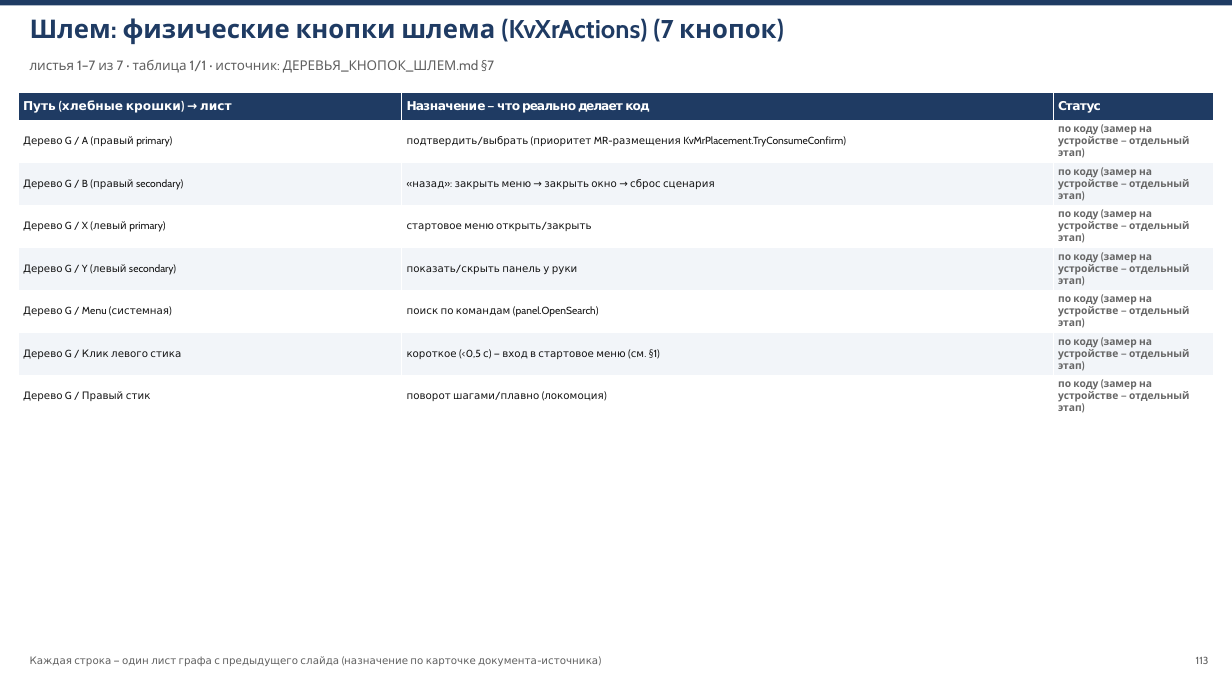
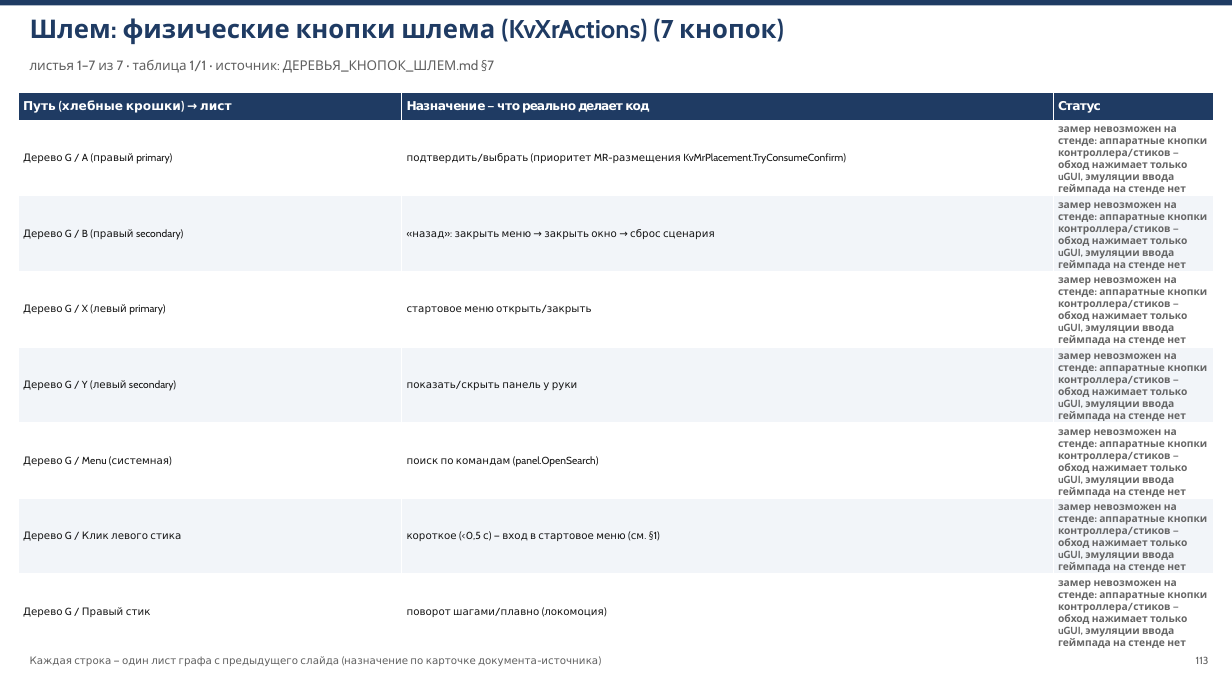
Before and after one commit to V1iktorK/KazistovVv, a slide deck: slide 113 of Docs/КОНСПЕКТ_КНОПОК.pptx. Drawn at 1232x693 pixels with LibreOffice and Linux fonts; fonts in the diff are those of the drawing. Boxes give left, top, right and bottom in pixels: in the first picture for what was removed or moved away, otherwise in the second. Text is boxed around its words. In the diff, an @@ line names an element or a change of style, - is before the commit and + after.

Commit message:
кампания «каждый листочек путеводителя закрыт», волна 4 (документы): 22 листа закрыты (13 замером самопрогона 17.11 — AR 454 элемента/0 провалов, VR+MR 17.11, MR-чистое состояние; 9 тестами), 60 получили честную причину «замер невозможен на стенде» (+1 частично), снято с CSV, осталось 273

```diff
--- a/Docs/КОНСПЕКТ_КНОПОК.pptx
+++ b/Docs/КОНСПЕКТ_КНОПОК.pptx
@@ table at (x1=18, y1=92, x2=1214, y2=652) @@
-row 2, column 3: по коду (замер на устройстве — отдельный этап)
+row 2, column 3: замер невозможен на стенде: аппаратные кнопки контроллера/стиков — обход нажимает только uGUI, эмуляции ввода геймпада на стенде нет
-row 3, column 3: по коду (замер на устройстве — отдельный этап)
+row 3, column 3: замер невозможен на стенде: аппаратные кнопки контроллера/стиков — обход нажимает только uGUI, эмуляции ввода геймпада на стенде нет
-row 4, column 3: по коду (замер на устройстве — отдельный этап)
+row 4, column 3: замер невозможен на стенде: аппаратные кнопки контроллера/стиков — обход нажимает только uGUI, эмуляции ввода геймпада на стенде нет
-row 5, column 3: по коду (замер на устройстве — отдельный этап)
+row 5, column 3: замер невозможен на стенде: аппаратные кнопки контроллера/стиков — обход нажимает только uGUI, эмуляции ввода геймпада на стенде нет
-row 6, column 3: по коду (замер на устройстве — отдельный этап)
+row 6, column 3: замер невозможен на стенде: аппаратные кнопки контроллера/стиков — обход нажимает только uGUI, эмуляции ввода геймпада на стенде нет
-row 7, column 3: по коду (замер на устройстве — отдельный этап)
+row 7, column 3: замер невозможен на стенде: аппаратные кнопки контроллера/стиков — обход нажимает только uGUI, эмуляции ввода геймпада на стенде нет
-row 8, column 3: по коду (замер на устройстве — отдельный этап)
+row 8, column 3: замер невозможен на стенде: аппаратные кнопки контроллера/стиков — обход нажимает только uGUI, эмуляции ввода геймпада на стенде нет
```
Also in this commit, not shown: 19 other slides changed, 1 other file.
